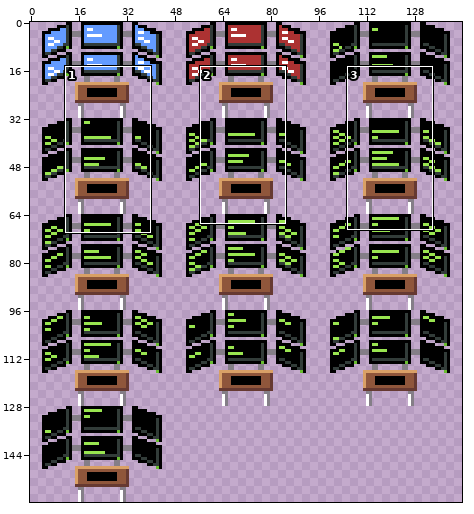
Edited in one commit: sprite sheet (src/assets/images/computer.png). Above: a wide view before the commit, with the close-up outlined.
Close-up. The starting point:
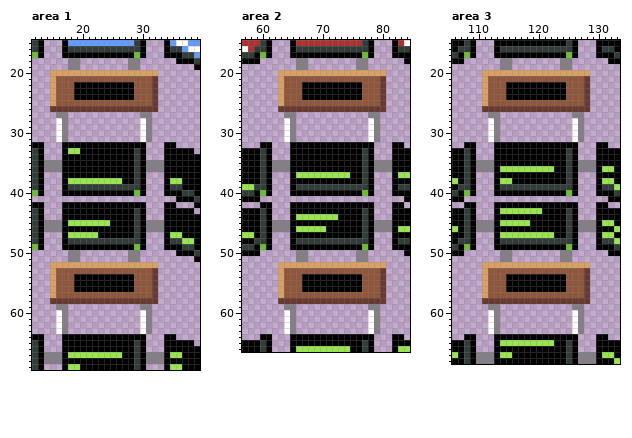
The file is 144x160 pixels. Shown: area 1: x 12..39, y 15..69; area 2: x 57..84, y 15..66; area 3: x 106..133, y 15..68. The commit also changed other parts of the picture, which this record leaves out.
The same view after the edit:
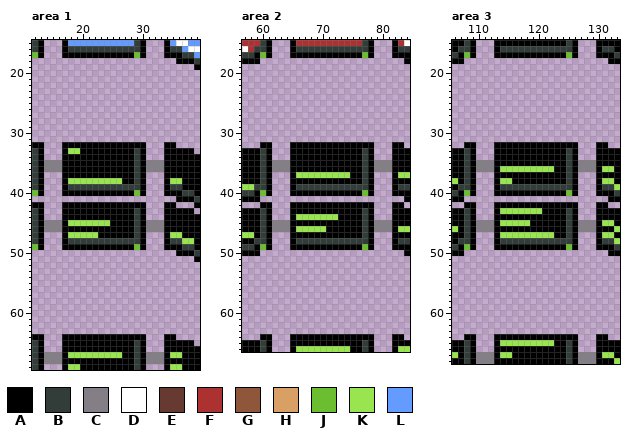
Palette (. is transparent): A #000000  B #323c39  C #847e87  D #ffffff  E #663931  F #ac3232  G #8f563b  H #d9a066  J #6abe30  K #99e550  L #639bff
The edit:
--- area 1
@@ x 12..39 @@
 17 JA...AAAAAAAAAAAAJA...AAABBL
-18 ......CC........CC......AAAB
-19 ......CC........CC.........A
-20 ...HHHHHHHHHHHHHHHHHH.......
-21 ...HGGGGGGGGGGGGGGGGE.......
-22 ...HGGGAAAAAAAAAAGGGE.......
-23 ...HGGGAAAAAAAAAAGGGE.......
-24 ...HGGGAAAAAAAAAAGGGE.......
-25 ...HGGGGGGGGGGGGGGGGE.......
-26 ...EEEEEEEEEEEEEEEEEE.......
-27 ....CC............CC........
-28 ....DC............DC........
-29 ....DC............DC........
-30 ....DC............DC........
-31 ....DC............DC........
+18 ........................AAAB
+19 ...........................A
+20 ............................
+21 ............................
+22 ............................
+23 ............................
+24 ............................
+25 ............................
+26 ............................
+27 ............................
+28 ............................
+29 ............................
+30 ............................
+31 ............................
 32 AA...AAAAAAAAAAAAAA...AA....
@@ x 12..39 @@
 49 JA...AAAAAAAAAAAAJA...AAABBA
-50 ......CC........CC......AAAB
-51 ......CC........CC.........A
-52 ...HHHHHHHHHHHHHHHHHH.......
-53 ...HGGGGGGGGGGGGGGGGE.......
-54 ...HGGGAAAAAAAAAAGGGE.......
-55 ...HGGGAAAAAAAAAAGGGE.......
-56 ...HGGGAAAAAAAAAAGGGE.......
-57 ...HGGGGGGGGGGGGGGGGE.......
-58 ...EEEEEEEEEEEEEEEEEE.......
-59 ....CC............CC........
-60 ....DC............DC........
-61 ....DC............DC........
-62 ....DC............DC........
-63 ....DC............DC........
+50 ........................AAAB
+51 ...........................A
+52 ............................
+53 ............................
+54 ............................
+55 ............................
+56 ............................
+57 ............................
+58 ............................
+59 ............................
+60 ............................
+61 ............................
+62 ............................
+63 ............................
 64 AA...AAAAAAAAAAAAAA...AA....
--- area 2
@@ x 57..84 @@
 17 BBAJA...AAAAAAAAAAAAJA...AAA
-18 AAA......CC........CC......A
-19 .........CC........CC.......
-20 ......HHHHHHHHHHHHHHHHHH....
-21 ......HGGGGGGGGGGGGGGGGE....
-22 ......HGGGAAAAAAAAAAGGGE....
-23 ......HGGGAAAAAAAAAAGGGE....
-24 ......HGGGAAAAAAAAAAGGGE....
-25 ......HGGGGGGGGGGGGGGGGE....
-26 ......EEEEEEEEEEEEEEEEEE....
-27 .......CC............CC.....
-28 .......DC............DC.....
-29 .......DC............DC.....
-30 .......DC............DC.....
-31 .......DC............DC.....
+18 AAA........................A
+19 ............................
+20 ............................
+21 ............................
+22 ............................
+23 ............................
+24 ............................
+25 ............................
+26 ............................
+27 ............................
+28 ............................
+29 ............................
+30 ............................
+31 ............................
 32 ...AA...AAAAAAAAAAAAAA...AA.
@@ x 57..84 @@
 49 BBAJA...AAAAAAAAAAAAJA...AAA
-50 AAA......CC........CC......A
-51 .........CC........CC.......
-52 ......HHHHHHHHHHHHHHHHHH....
-53 ......HGGGGGGGGGGGGGGGGE....
-54 ......HGGGAAAAAAAAAAGGGE....
-55 ......HGGGAAAAAAAAAAGGGE....
-56 ......HGGGAAAAAAAAAAGGGE....
-57 ......HGGGGGGGGGGGGGGGGE....
-58 ......EEEEEEEEEEEEEEEEEE....
-59 .......CC............CC.....
-60 .......DC............DC.....
-61 .......DC............DC.....
-62 .......DC............DC.....
-63 .......DC............DC.....
+50 AAA........................A
+51 ............................
+52 ............................
+53 ............................
+54 ............................
+55 ............................
+56 ............................
+57 ............................
+58 ............................
+59 ............................
+60 ............................
+61 ............................
+62 ............................
+63 ............................
 64 ...AA...AAAAAAAAAAAAAA...AA.
--- area 3
@@ x 106..133 @@
 17 BAJA...AAAAAAAAAAAAJA...AAAB
-18 AA......CC........CC......AA
-19 ........CC........CC........
-20 .....HHHHHHHHHHHHHHHHHH.....
-21 .....HGGGGGGGGGGGGGGGGE.....
-22 .....HGGGAAAAAAAAAAGGGE.....
-23 .....HGGGAAAAAAAAAAGGGE.....
-24 .....HGGGAAAAAAAAAAGGGE.....
-25 .....HGGGGGGGGGGGGGGGGE.....
-26 .....EEEEEEEEEEEEEEEEEE.....
-27 ......CC............CC......
-28 ......DC............DC......
-29 ......DC............DC......
-30 ......DC............DC......
-31 ......DC............DC......
+18 AA........................AA
+19 ............................
+20 ............................
+21 ............................
+22 ............................
+23 ............................
+24 ............................
+25 ............................
+26 ............................
+27 ............................
+28 ............................
+29 ............................
+30 ............................
+31 ............................
 32 ..AA...AAAAAAAAAAAAAA...AA..
@@ x 106..133 @@
 49 BAJA...AAAAAAAAAAAAJA...AAAB
-50 AA......CC........CC......AA
-51 ........CC........CC........
-52 .....HHHHHHHHHHHHHHHHHH.....
-53 .....HGGGGGGGGGGGGGGGGE.....
-54 .....HGGGAAAAAAAAAAGGGE.....
-55 .....HGGGAAAAAAAAAAGGGE.....
-56 .....HGGGAAAAAAAAAAGGGE.....
-57 .....HGGGGGGGGGGGGGGGGE.....
-58 .....EEEEEEEEEEEEEEEEEE.....
-59 ......CC............CC......
-60 ......DC............DC......
-61 ......DC............DC......
-62 ......DC............DC......
-63 ......DC............DC......
+50 AA........................AA
+51 ............................
+52 ............................
+53 ............................
+54 ............................
+55 ............................
+56 ............................
+57 ............................
+58 ............................
+59 ............................
+60 ............................
+61 ............................
+62 ............................
+63 ............................
 64 ..AA...AAAAAAAAAAAAAA...AA..
Changed places in both close-ups, as pixel boxes (x1, y1, x2, y2):
erased: (50, 58, 158, 142)
erased: (50, 250, 158, 334)
erased: (278, 58, 386, 142)
erased: (278, 250, 386, 334)
erased: (482, 58, 590, 142)
erased: (482, 250, 590, 334)
